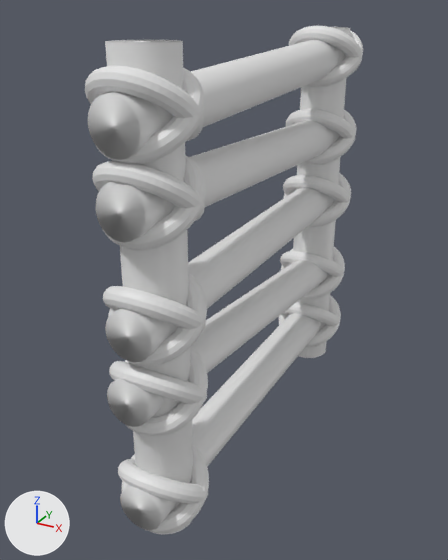
Renders of the FBX model Assets/Modelle/level/ladder/ladder.fbx from each side of a commit.
Rendered twice from a 50 mm lens placed at (1.27, -2.62, 1.1), pointed at (-0.1, -0.13, -0.14). The lights are fixed; the arrows at lower left show +X, +Y and +Z. Where no turn or scale is listed for an object, it has been applied to the vertices.
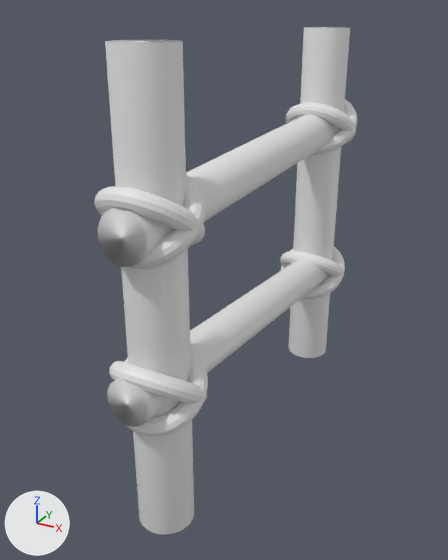
Boxes [x1, y1, x2, y2] around the edits, measured in the pictures (448 x 560 px; the box of a moved part takes in the faces that stretch with it):
'Cylinder', reshaped (36% shorter)
    before: [88, 40, 339, 530]
    after: [98, 114, 334, 427]
'Torus.006', moved
    before: [92, 161, 205, 221]
    after: [95, 186, 205, 245]
'Torus.007', moved
    before: [103, 155, 206, 250]
    after: [101, 174, 206, 269]
'Torus.009', deleted
    before: [85, 66, 204, 142]
'Torus.005', deleted
    before: [103, 286, 206, 332]
'Torus.008', deleted
    before: [96, 68, 205, 164]
'Torus.001', deleted
    before: [118, 459, 208, 504]
'Torus.004', deleted
    before: [108, 273, 207, 365]
'Torus.013', moved
    before: [286, 109, 355, 143]
    after: [286, 103, 356, 144]
'Torus', deleted
    before: [122, 445, 209, 533]
'Torus.012', moved
    before: [303, 110, 356, 165]
    after: [312, 99, 357, 155]
'Torus.010', deleted
    before: [289, 26, 362, 71]
'Torus.014', deleted
    before: [283, 175, 350, 203]
'Torus.011', deleted
    before: [307, 30, 363, 87]
'Torus.018', deleted
    before: [282, 302, 339, 326]
'Torus.015', deleted
    before: [284, 173, 351, 227]
'Torus.019', deleted
    before: [279, 295, 341, 347]
part 1 of me_cylinder, moved or reshaped
    before: [105, 187, 329, 362]
    after: [98, 114, 334, 267]
part 2 of me_cylinder, deleted
    before: [120, 313, 320, 530]
part 3 of me_cylinder, deleted
    before: [96, 120, 333, 242]
part 4 of me_cylinder, deleted
    before: [88, 40, 339, 160]
'Cylinder.002', unchanged, uncovered by the edit
    before: [293, 27, 350, 358]
    after: [289, 27, 350, 358]

The change in detail:
me_cylinder has 320 vertices, 170 faces and spans x -0.13..0.13, y -1.05..1.04, z -0.92..0.97.
me_cylinder is used by ob_cylinder; location (0.0, 0.0, 0.0).
me_cylinder part 1: the loose piece of 64 vertices spanning x -0.1..0.1, y -1.04..1.04, z -0.1..0.16 is turned 1 degrees about the x axis through its middle, then moved by (0.0, 0.0, 0.4).
me_cylinder part 2: the loose piece of 64 vertices spanning x -0.1..0.1, y -1.04..1.04, z -0.92..-0.65 is deleted.
me_cylinder part 3: the loose piece of 64 vertices spanning x -0.1..0.1, y -1.04..1.04, z 0.31..0.58 is deleted.
me_cylinder part 4: the loose piece of 64 vertices spanning x -0.1..0.1, y -1.04..1.04, z 0.65..0.97 is deleted.
Object 'Torus.011' (ob_torus_011) is deleted.
Object 'Torus.009' (ob_torus_009) is deleted.
Object 'Torus.006' (ob_torus_006) moves from (0.0, -0.864, 0.495) to (0.0, -0.864, 0.407).
Object 'Torus.015' (ob_torus_015) is deleted.
Object 'Torus.014' (ob_torus_014) is deleted.
Object 'Torus.010' (ob_torus_010) is deleted.
Object 'Torus.013' (ob_torus_013) moves from (0.0, 0.842, 0.445) to (0.0, 0.842, 0.479).
Object 'Torus.001' (ob_torus_001) is deleted.
Object 'Torus.007' (ob_torus_007) moves from (0.0, -0.854, 0.474) to (0.0, -0.854, 0.404).
Object 'Torus.018' (ob_torus_018) is deleted.
Object 'Torus' (ob_torus) is deleted.
Object 'Torus.008' (ob_torus_008) is deleted.
Object 'Torus.004' (ob_torus_004) is deleted.
Object 'Torus.005' (ob_torus_005) is deleted.
Object 'Torus.012' (ob_torus_012) moves from (0.0, 0.853, 0.425) to (0.0, 0.853, 0.482).
Object 'Torus.019' (ob_torus_019) is deleted.
